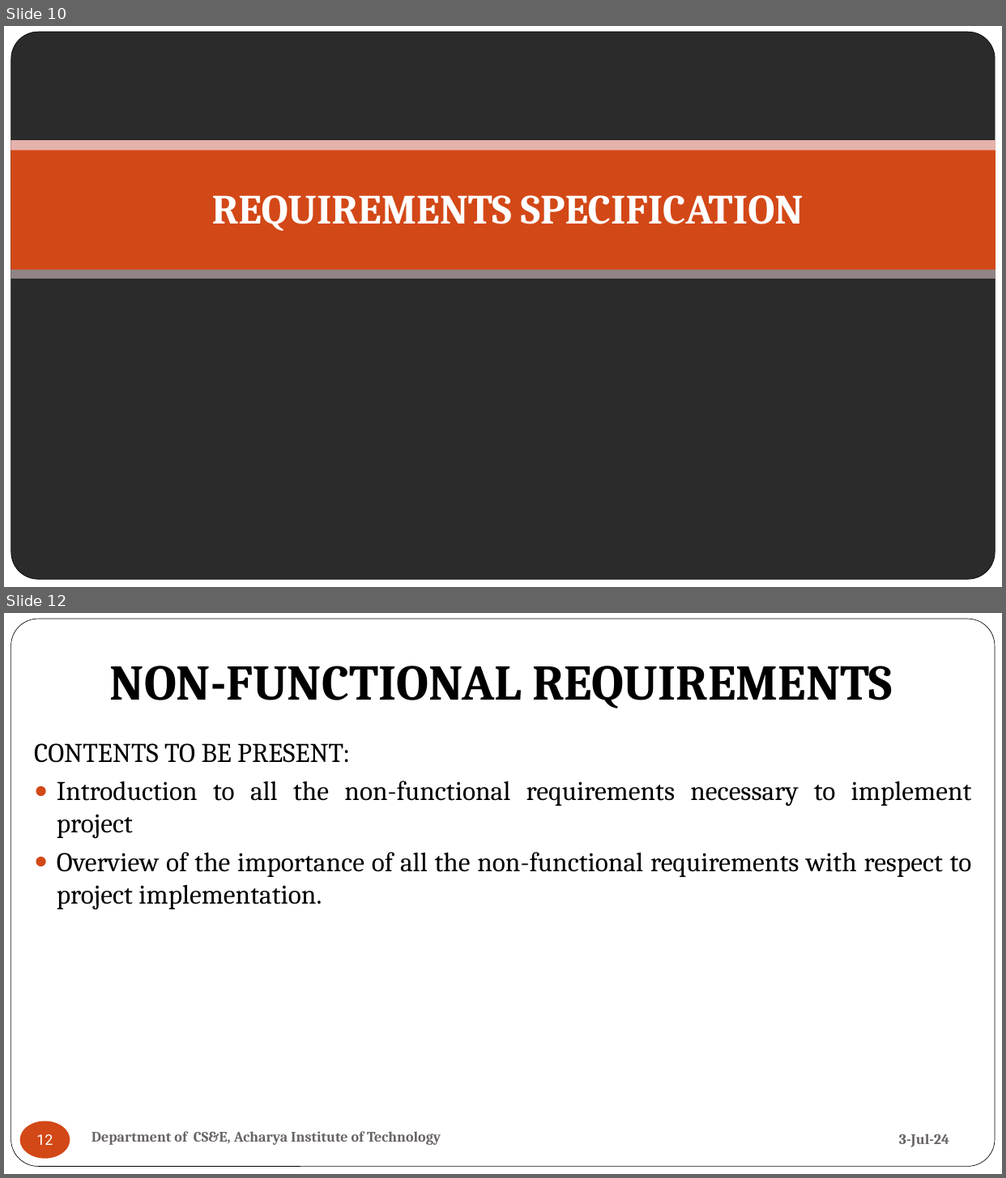
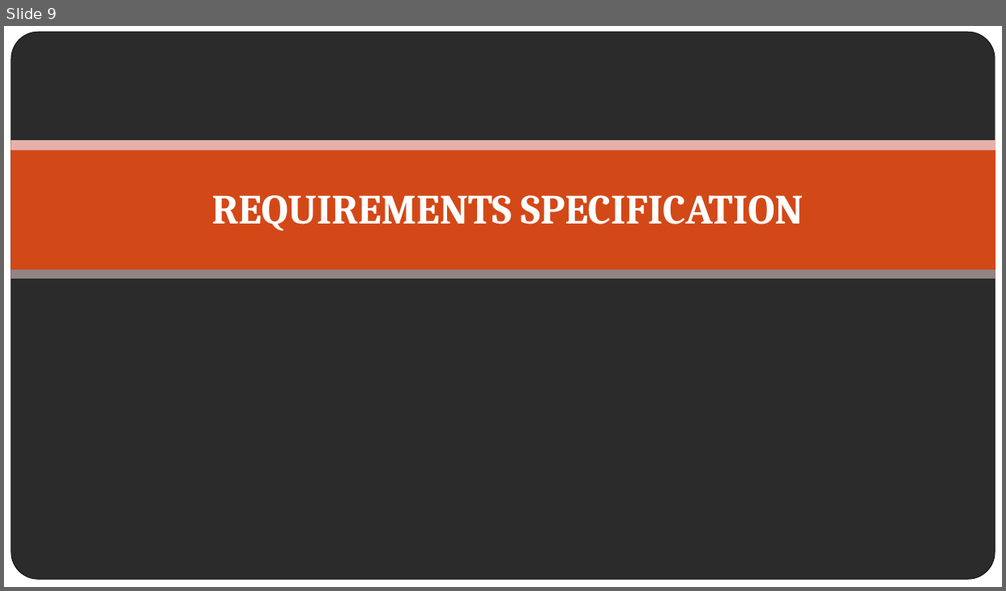
Before and after one commit to Anish202020/6th-Semester, a slide deck: Report and PPT/Major Mini Project/Miniproject.pptx. Shown one above the other, each under a label of ours: slides 10 and 12 before the commit, slide 9 after it; the slides between them are not shown. The pictures are 1006x1178 and 1006x591 pixels, drawn with LibreOffice and Linux fonts; fonts in the diff are those of the drawing; background and template pictures are left out; a plain dark background stands for a picture behind light text. Boxes give left, top, right and bottom in pixels: in the first picture for what was removed or moved away, otherwise in the second. Text is boxed around its words. In the diff, an @@ line names an element or a change of style, - is before the commit and + after.

```diff
--- a/Report and PPT/Major Mini Project/Miniproject.pptx
+++ b/Report and PPT/Major Mini Project/Miniproject.pptx
@@ slide 12 removed at [4,613,1002,1174], background #FFFFFF @@
@@ rounded rectangle removed at [10,619,995,1167] @@
@@ title removed at [110,666,892,709] @@
-NON-FUNCTIONAL REQUIREMENTS
@@ text removed at [34,743,972,909] @@
-CONTENTS TO BE PRESENT:
-● Introduction to all the non-functional requirements necessary to implement project
-● Overview of the importance of all the non-functional requirements with respect to project implementation.
@@ page number removed at [19,1122,70,1159] @@
-12
@@ text removed at [91,1131,441,1145] @@
-Department of CS&E, Acharya Institute of Technology
@@ text removed at [899,1134,949,1148] @@
-3-Jul-24
@@ what was slide 10 is now slide 9 @@
```
Also in this commit, not shown: 9 slides changed, 1 slide added, 8 other slides removed, 11 other files.
